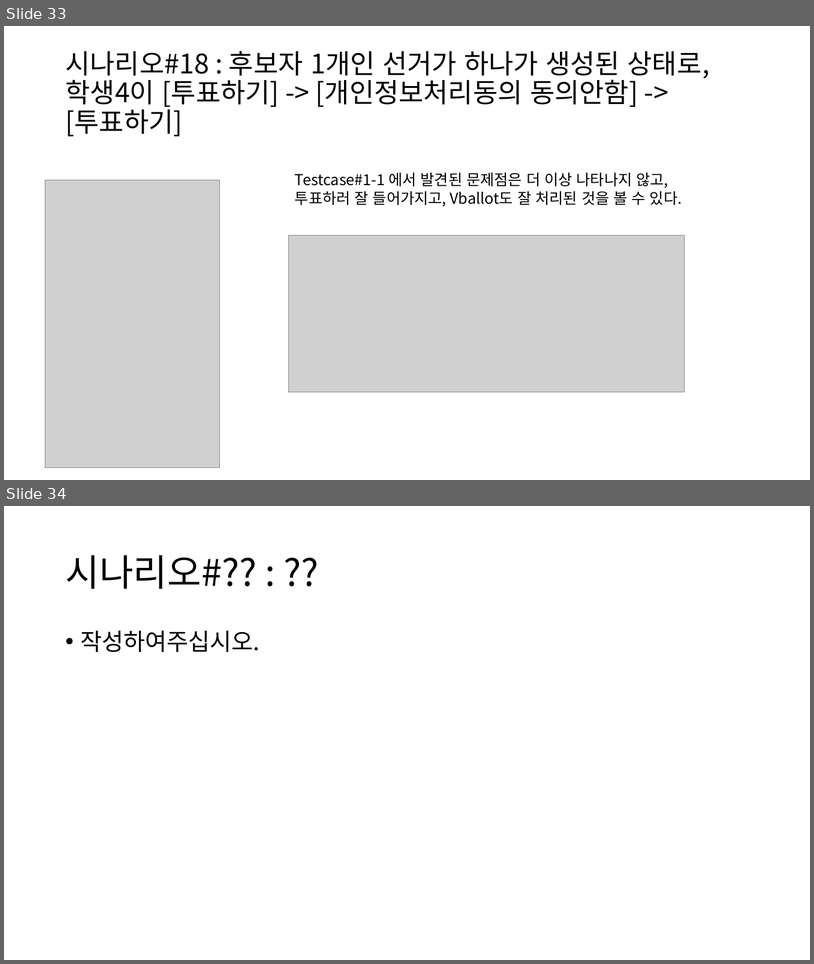
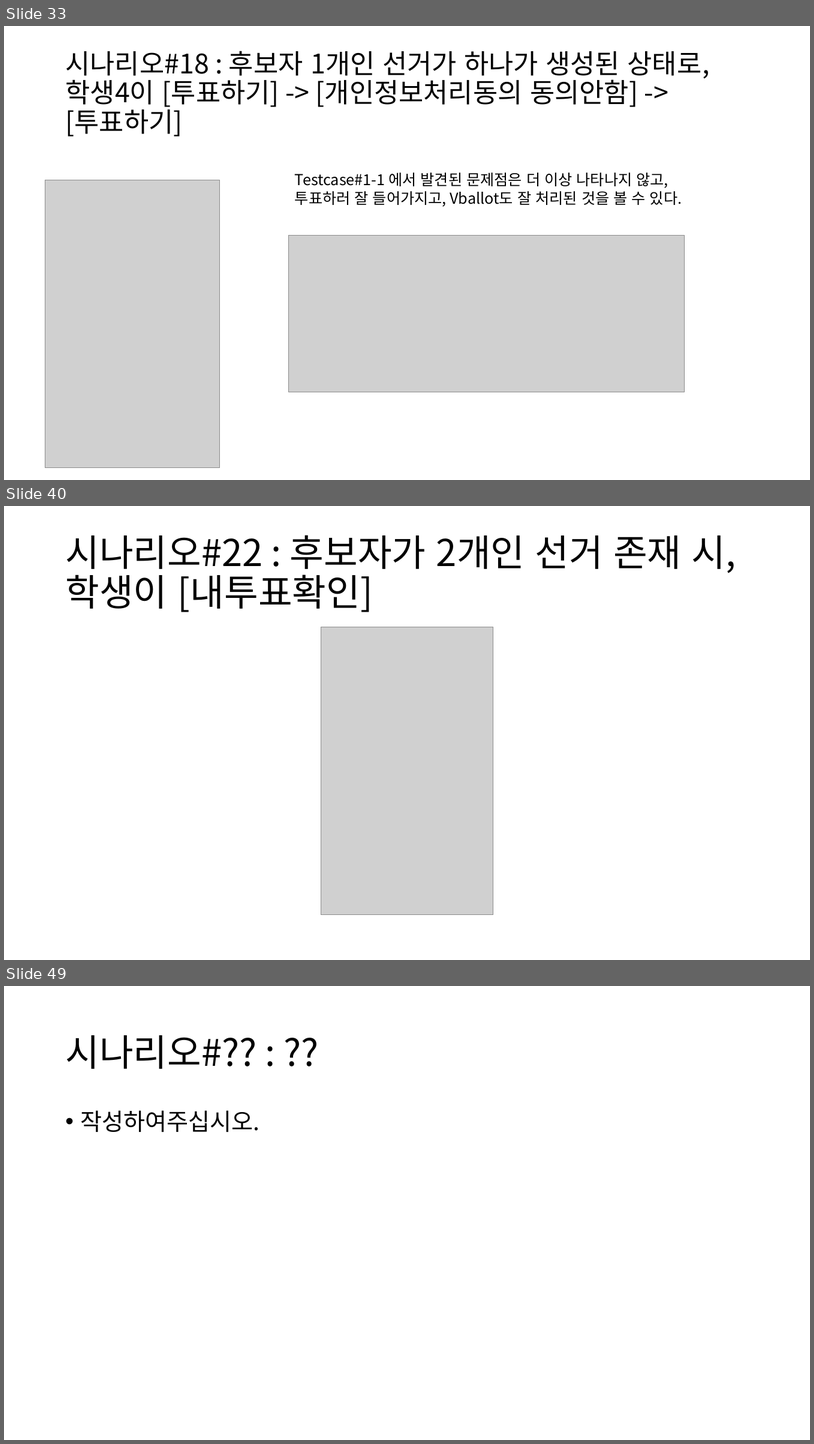
Before and after one commit to BL-UCKSS/evote-project, a slide deck: Document/Testcase/Testcase #1.pptx. Shown one above the other, each under a label of ours: slides 33 and 34 before the commit, slides 33, 40 and 49 after it; the slides between them are not shown. The pictures are 814x964 and 814x1444 pixels, drawn with LibreOffice and Linux fonts; fonts in the diff are those of the drawing; grey boxes stand for pictures. Boxes give left, top, right and bottom in pixels: in the first picture for what was removed or moved away, otherwise in the second. Text is boxed around its words. In the diff, an @@ line names an element or a change of style, - is before the commit and + after.

Commit message:
선거 수정 시 '기권' 후보지가 나오는 문제 수정함

```diff
--- a/Document/Testcase/Testcase #1.pptx
+++ b/Document/Testcase/Testcase #1.pptx
@@ slide 40 added at (4, 506, 810, 960), background #FFFFFF @@
@@ title added at (65, 535, 737, 612), 44 pt, text #000000 @@
+시나리오#22 : 후보자가 2개인 선거 존재 시, 학생이 [내투표확인]
@@ picture added at (321, 627, 494, 915) @@
@@ what was slide 34 is now slide 49 @@
```
Also in this commit, not shown: 1 slide changed, 16 other slides added, 1 other file.
